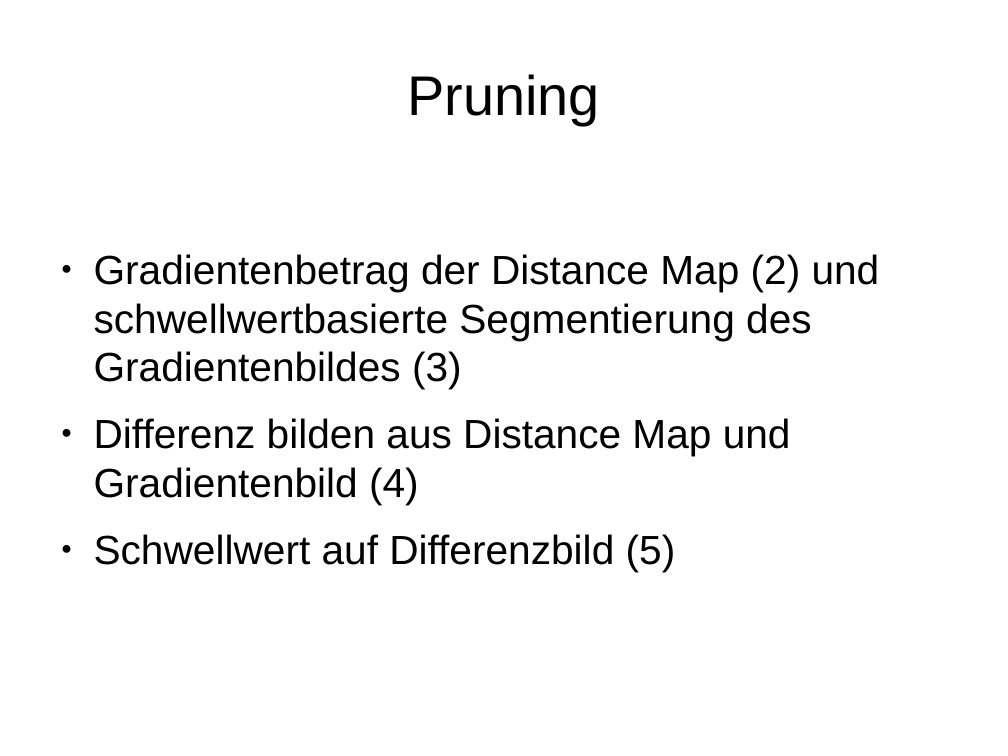
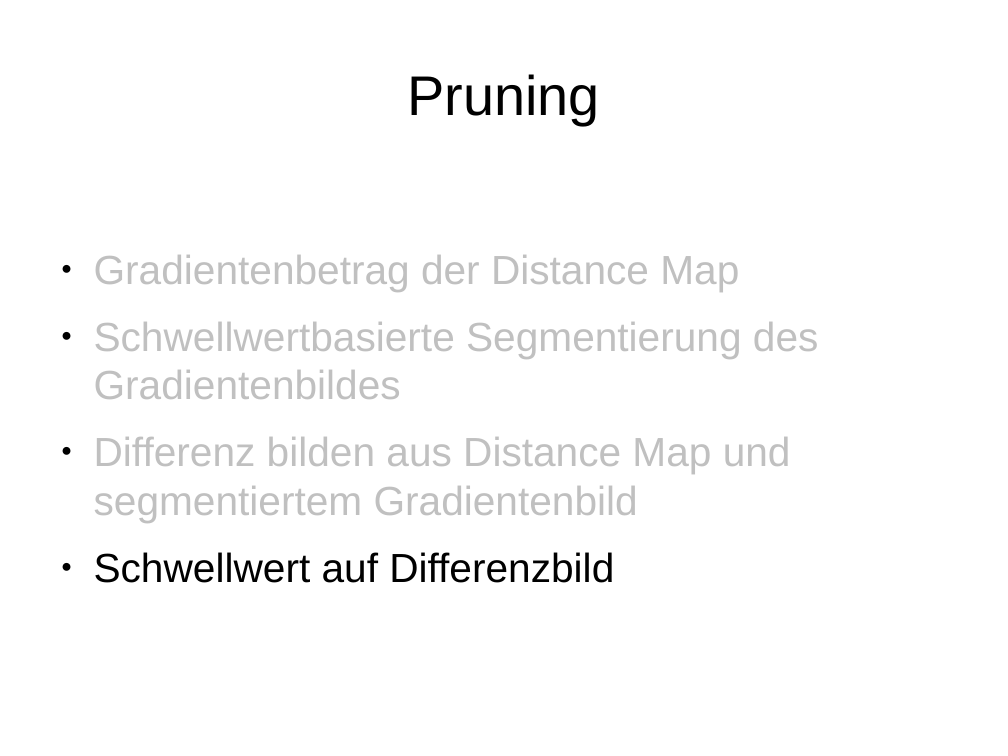
Before and after one commit to sandrellaella/bildverarbeitung, a slide deck: slide 12 of docs/Zwischenstand_1272012.odp (slide 7 before the commit). Drawn at 1008x756 pixels with LibreOffice and Linux fonts; fonts in the diff are those of the drawing. Boxes give left, top, right and bottom in pixels: in the first picture for what was removed or moved away, otherwise in the second. Text is boxed around its words. In the diff, an @@ line names an element or a change of style, - is before the commit and + after.

```diff
--- a/docs/Zwischenstand_1272012.odp
+++ b/docs/Zwischenstand_1272012.odp
@@ text at <box>94,255,819,583</box>: text changed; text colour #000000 to #C0C0C0 @@
-● Gradientenbetrag der Distance Map (2) und schwellwertbasierte Segmentierung des Gradientenbildes (3)
-● Differenz bilden aus Distance Map und Gradientenbild (4)
-● Schwellwert auf Differenzbild (5)
+● Gradientenbetrag der Distance Map
+● Schwellwertbasierte Segmentierung des Gradientenbildes
+● Differenz bilden aus Distance Map und segmentiertem Gradientenbild
+● Schwellwert auf Differenzbild
```
Also in this commit, not shown: 8 other slides changed, 5 slides added, 2 slides removed, 1 other file.
